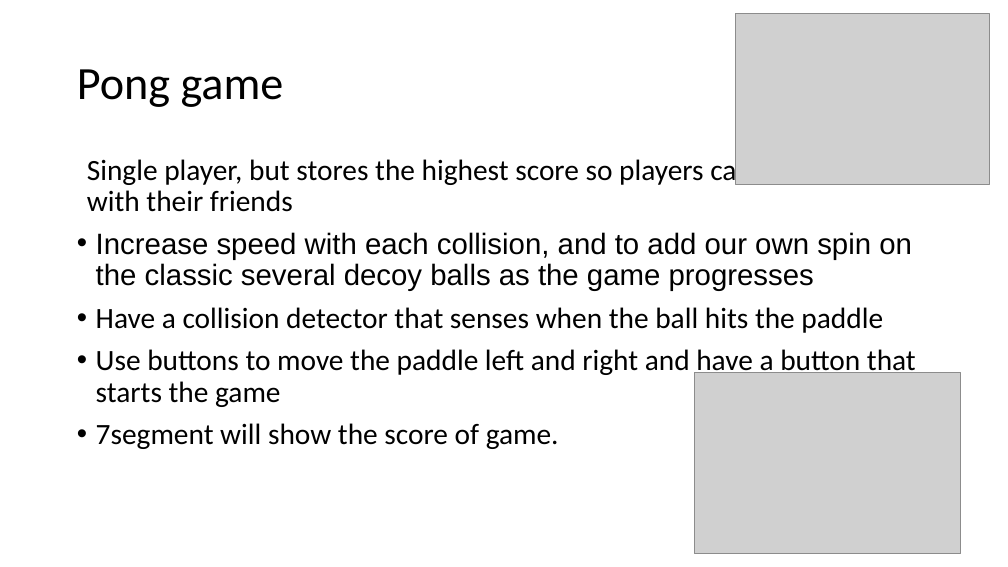
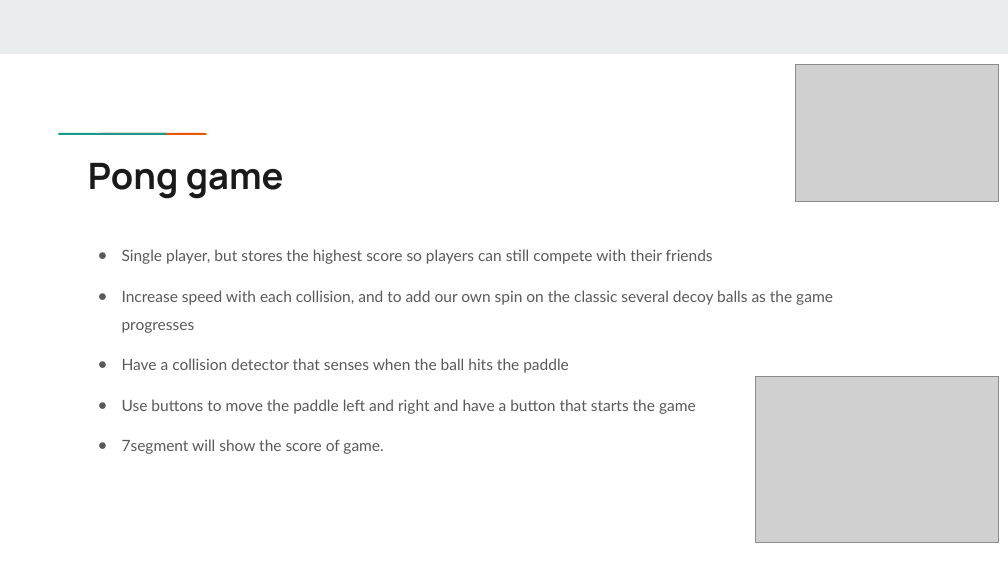
Before and after one commit to xu842251462/EC551_FinalProject, a slide deck: slide 5 of Presentations/EC551SecondProjectPresentation.pptx. Drawn at 1008x567 pixels with LibreOffice and Linux fonts; fonts in the diff are those of the drawing; grey boxes stand for pictures. Boxes give left, top, right and bottom in pixels: in the first picture for what was removed or moved away, otherwise in the second. Text is boxed around its words. In the diff, an @@ line names an element or a change of style, - is before the commit and + after.

Commit message:
Update EC551SecondProjectPresentation.pptx
Combined ADC and Game slides

```diff
--- a/Presentations/EC551SecondProjectPresentation.pptx
+++ b/Presentations/EC551SecondProjectPresentation.pptx
@@ rectangle added at [0,0,1008,54], fill #E9EDEE @@
@@ picture: place and size @@
-picture at [736,14,989,185]
+picture at [796,64,998,201]
@@ title "Pong game": place and size @@
-title "Pong game" at [77,69,284,107]
+title "Pong game" at [88,163,284,199]
@@ title "Pong game" at [88,163,284,199]: size 44 to 34.7 pt, font Calibri to Manrope, text colour #000000 to #1A1A1A, bold on; line spacing 0.9 to 1; vertical alignment middle to top @@
@@ rectangle added at [91,132,133,137], fill #1A9988 @@
@@ rectangle added at [133,131,174,136], fill #EB5600 @@
@@ text "Single player, but stores the ...": place and size @@
-text "Single player, but stores the ..." at [87,155,916,449]
+text "Single player, but stores the ..." at [122,249,833,454]
@@ text "Single player, but stores the ..." at [122,249,833,454]: size 28 to 14.8 pt, text colour #000000 to #595959; font Calibri to Lato in "Single player, but stores the highest score ...", "Have a collision detector that senses when ...", "Use buttons to move the paddle left ...", "7segment will show the score of game."; font Arial to Lato in "Increase speed with each collision, and to ..."; bullet none to ●; line spacing 0.9 to 1.5; more space between paragraphs; bullet • to ● @@
@@ picture: place and size @@
-picture at [694,372,961,554]
+picture at [755,377,999,542]
```
Also in this commit, not shown: 5 other slides changed, 6 slides added, 1 slide removed.
